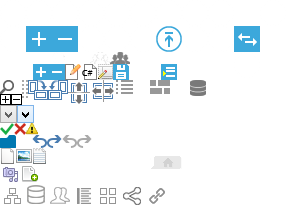
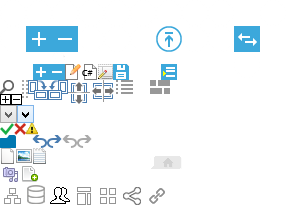
Layers edited between the first and the second 286 × 208 image:
removed layer "Database block" from group "Quicklinks" over [190, 80, 206, 96]
removed layer "Member block" from group "Quicklinks" over [110, 52, 130, 64]
removed layer "Member" from group "Quicklinks" over [90, 52, 110, 64]
painted on "Sitetemplates" over [77, 187, 91, 205]
added layer "Layer 2" in group "Sidebar" over [50, 187, 70, 204]
hid "Memberships" over [50, 187, 70, 204]
